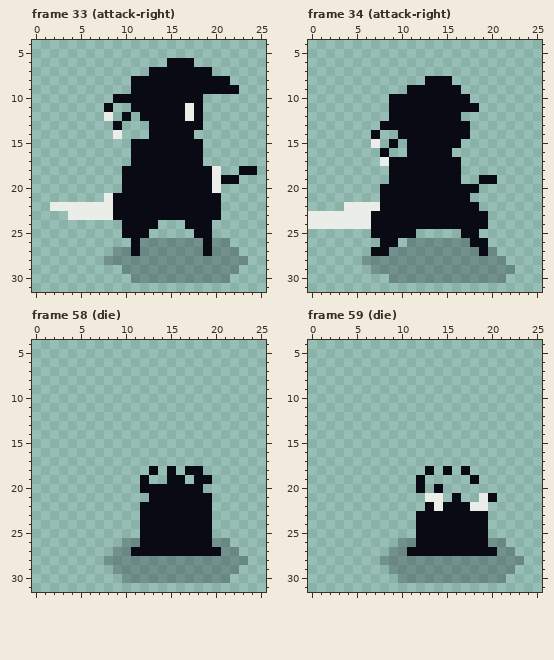
Pixel-art file: assets/spritesheet.aseprite. The picture above was drawn from the file before the commit.
32x32 pixels, 64 frames. Shown: frame 33 (attack-right): x 0..25, y 4..31; frame 34 (attack-right): x 0..25, y 4..31; frame 58 (die): x 0..25, y 4..31; frame 59 (die): x 0..25, y 4..31. The commit also changed other frames, which this record leaves out.
Once edited:
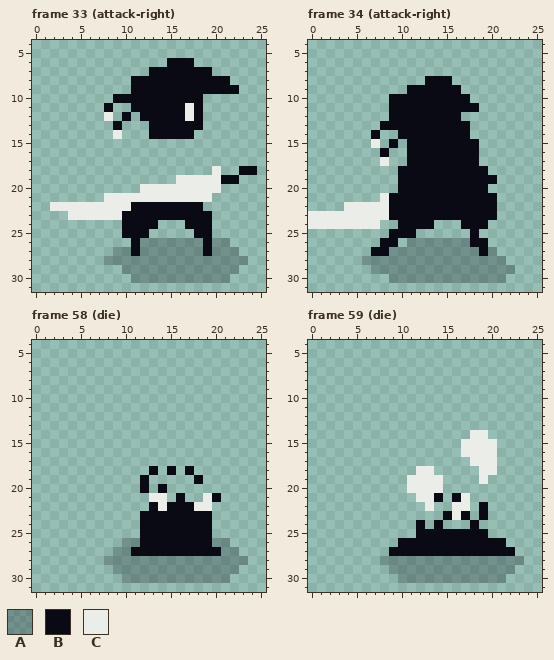
Palette (. is transparent): A #090a1440  B #090a14  C #ebede9
The edit:
--- frame 33 (attack-right), layer "body"
@@ x 7..22 @@
 14 ..C...BBBBB.....
-15 ....BBBBBBBB....
-16 ....BBBBBBBB....
-17 ....BBBBBBBB....
-18 ...BBBBBBBBBBC..
-19 ...BBBBBBBBBBCBB
-20 ...BBBBBBBBBBC..
-21 .CBBBBBBBBBBBB..
-22 CCBBBBBBBBBBBB..
-23 CCBBBBBBBBBBBB..
+15 ................
+16 ................
+17 ................
+18 .............C..
+19 .........CCCCCBB
+20 .....CCCCCCCCC..
+21 .CCCCCCCCCCCC...
+22 CCCCBBBBBBBB....
+23 CCCBBBBBBBBBB...
 24 ...BBBB...BBB...
--- frame 34 (attack-right), layer "body"
@@ x 5..22 @@
 14 ..B..BBBBBBBB.....
-15 ..C.B.BBBBBB......
-16 ...B..BBBBB.......
-17 ...CBBBBBBBB......
-18 ....BBBBBBBB......
-19 ....BBBBBBBB..BB..
-20 ...BBBBBBBBBBB....
-21 ...BBBBBBBBBB.....
-22 CCCBBBBBBBBBBB....
-23 CCBBBBBBBBBBBBB...
-24 CCBBBBBBBBBBBBB...
-25 ..BBBBB.....BB....
+15 ..C.B.BBBBBBBB....
+16 ...B..BBBBBBBB....
+17 ...C..BBBBBBBB....
+18 .....BBBBBBBBBB...
+19 .....BBBBBBBBBBB..
+20 .....BBBBBBBBBB...
+21 ...CBBBBBBBBBBBB..
+22 CCCCBBBBBBBBBBBB..
+23 CCCCBBBBBBBBBBBB..
+24 CCC..BBBB...BBB...
+25 ....BBB......B....
 26 ...BB.AAAAAAABB...
--- frame 58 (die), layer "body"
@@ x 10..22 @@
 17 .............
-18 ...B.B.BB....
-19 ..B..BB.BB...
-20 ..BBBBBBB....
-21 ...BBBBBBB...
-22 ..BBBBBBBB...
+18 ...B.B.B.....
+19 ..B.....B....
+20 ..B.B........
+21 ...CC.B..CB..
+22 ...BCBBBCC...
 23 ..BBBBBBBB...
--- frame 59 (die), layer "body"
@@ x 7..24 @@
 13 ..................
-14 ..................
-15 ..................
-16 ..................
-17 ..................
-18 ......B.B.B.......
-19 .....B.....B......
-20 .....B.B..........
-21 ......CC.B..CB....
-22 ......BCBBBCC.....
-23 .....BBBBBBBB.....
-24 .....BBBBBBBB.....
+14 ...........CC.....
+15 ..........CCCC....
+16 ..........CCCC....
+17 ...........CCC....
+18 .....CC.....CC....
+19 ....CCCC....C.....
+20 ....CCCC..........
+21 .....CCB.BC.......
+22 ......C..CC.B.....
+23 ........BCB.B.....
+24 .....B.B...B......
 25 .....BBBBBBBB.....
-26 ...AABBBBBBBBAA...
-27 ..AABBBBBBBBBBAA..
+26 ...BBBBBBBBBBBB...
+27 ..BBBBBBBBBBBBBB..
 28 .AAAAAAAAAAAAAAAA.
